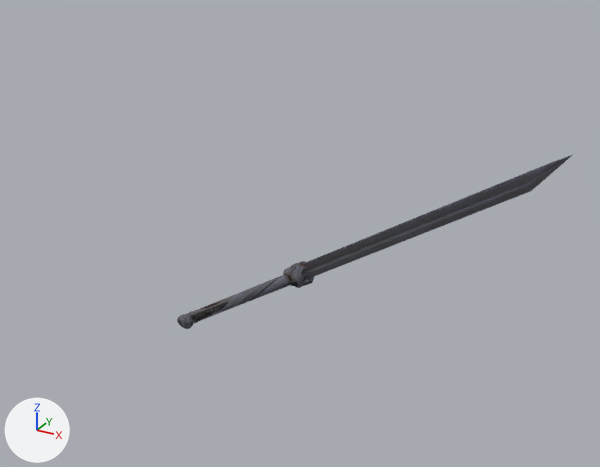
A saved change to the FBX model Character/Animation/ZWM/Attack/Weapon_6/Weapon_6_Skill_0_0/RootAnim_Weapon_6_Skill_0_0_v0.FBX.
Rendered twice from a 50 mm camera at (2.02, -2.63, 2.35) aimed at (0.59, -0.03, 1.05). The axes (+X, +Y, +Z) are drawn at lower left. The lights are the same throughout. Where no turn or scale is listed for an object, it has been applied to the vertices.

Names of what the first picture shows: 'Mesh_Wepaon_6_1_R'.
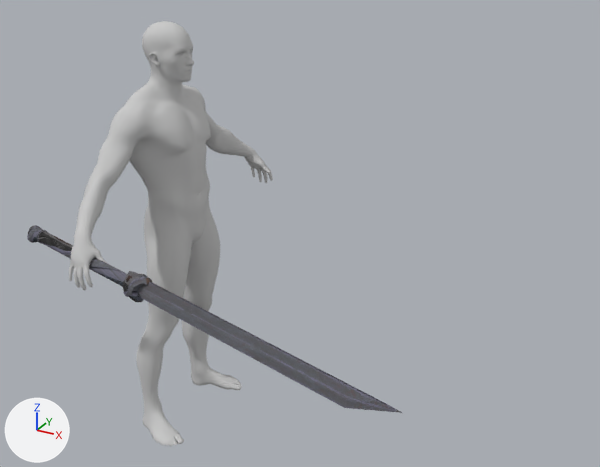
ob_point_take_r is not drawn itself; it is the parent of ob_mesh_wepaon_6_1_r.

Where the change shows, as pixel boxes (x1, y1, x2, y2) in the pictures (600 x 467 px):
'Mesh_Wepaon_6_1_R', moved, turned
    before: (177, 155, 572, 329)
    after: (27, 225, 402, 413)
'Male_Body', added
    after: (76, 84, 247, 229)
'Male_Leg', added
    after: (136, 195, 220, 402)
'Male_Head', added
    after: (140, 21, 200, 140)
'Male_Foot', added
    after: (143, 358, 241, 446)
'Male_Hand', added
    after: (69, 145, 273, 290)

Diff of the bpy script that builds the scene:
```diff
--- a/Character/Animation/ZWM/Attack/Weapon_6/Weapon_6_Skill_0_0/RootAnim_Weapon_6_Skill_0_0_v0.FBX.py
+++ b/Character/Animation/ZWM/Attack/Weapon_6/Weapon_6_Skill_0_0/RootAnim_Weapon_6_Skill_0_0_v0.FBX.py
@@ ob_point_take_r @@
 ob_point_take_r = bpy.data.objects.new('Point_Take_R', None)
-ob_point_take_r.location = (0.434, -0.189, 0.805)
-ob_point_take_r.rotation_euler = (0.277, -0.548, 0.0808)  # degrees (16, -31, 4.6)
+ob_point_take_r.location = (0.00803, -0.582, 1.027)
+ob_point_take_r.rotation_euler = (-0.47, 0.0546, -0.199)  # degrees (-27, 3.1, -11)
 ob_point_take_r.scale = (0.01, 0.01, 0.01)
@@ ob_male_leg @@
+ob_male_leg = bpy.data.objects.new('Male_Leg', me_mesh_001)  # 1202 vertices, 2328 faces; spans x -0.153..0.11, y -0.23..0.23, z 0.14..1.068; in mat_material__11 (its picture is missing)
+ob_male_leg.location = (0.0, 0.0, 0.0)
@@ ob_male_head @@
+ob_male_head = bpy.data.objects.new('Male_Head', me_mesh_003)  # 2213 vertices, 4376 faces; spans x -0.134..0.104, y -0.11..0.11, z 1.343..1.805; in mat_material__10 (its picture is missing)
+ob_male_head.location = (0.0, 0.0, 0.0)
@@ ob_male_hand @@
+ob_male_hand = bpy.data.objects.new('Male_Hand', me_mesh_1)  # 1448 vertices, 2856 faces; spans x -0.063..0.097, y -0.656..0.656, z 0.941..1.155; in mat_material__9 (its picture is missing)
+ob_male_hand.location = (0.0, 0.0, 0.0)
@@ ob_male_foot @@
+ob_male_foot = bpy.data.objects.new('Male_Foot', me_mesh_002)  # 770 vertices, 1496 faces; spans x -0.14..0.116, y -0.297..0.297, z 0.0..0.157; in mat_material__6 (its picture is missing)
+ob_male_foot.location = (0.0, 0.0, 0.0)
@@ ob_male_body @@
+ob_male_body = bpy.data.objects.new('Male_Body', me_mesh_004)  # 1917 vertices, 3716 faces; spans x -0.172..0.11, y -0.563..0.563, z 1.056..1.554; in mat_material__5 (its picture is missing)
+ob_male_body.location = (0.0, 0.0, 0.0)
```
